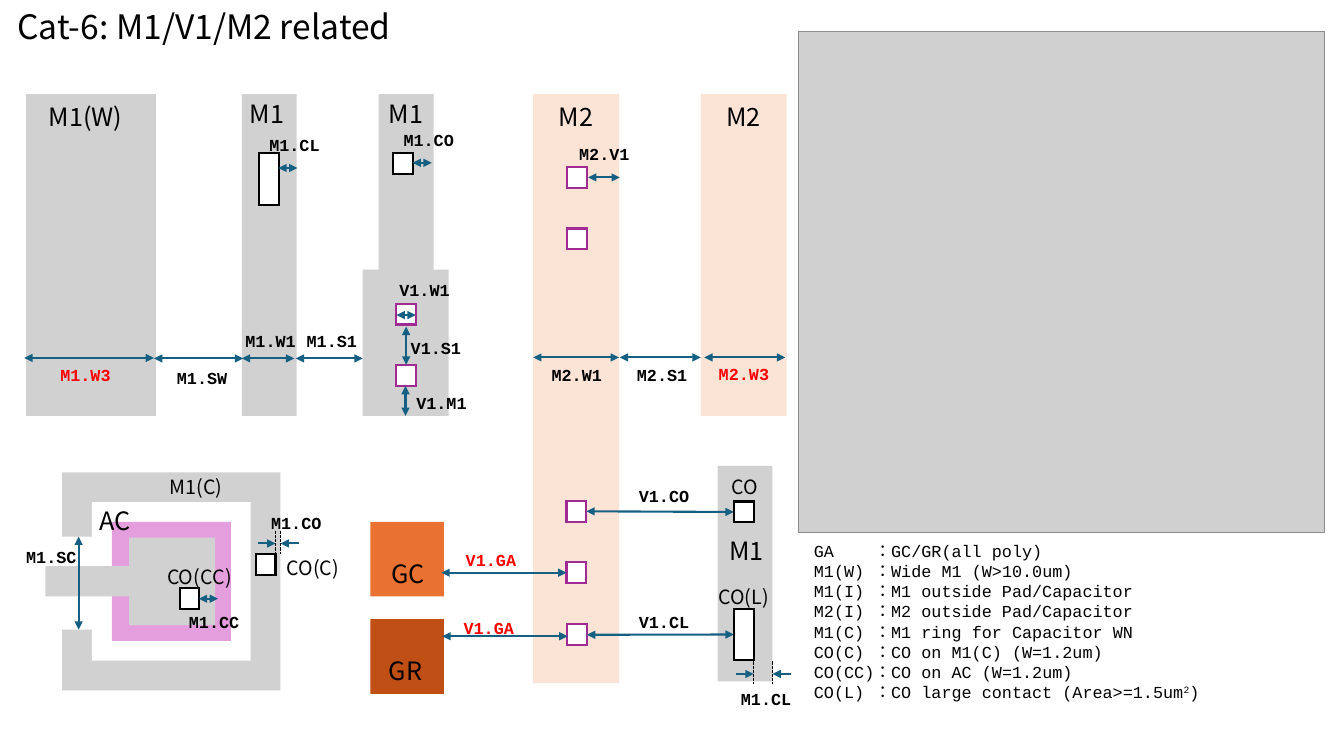
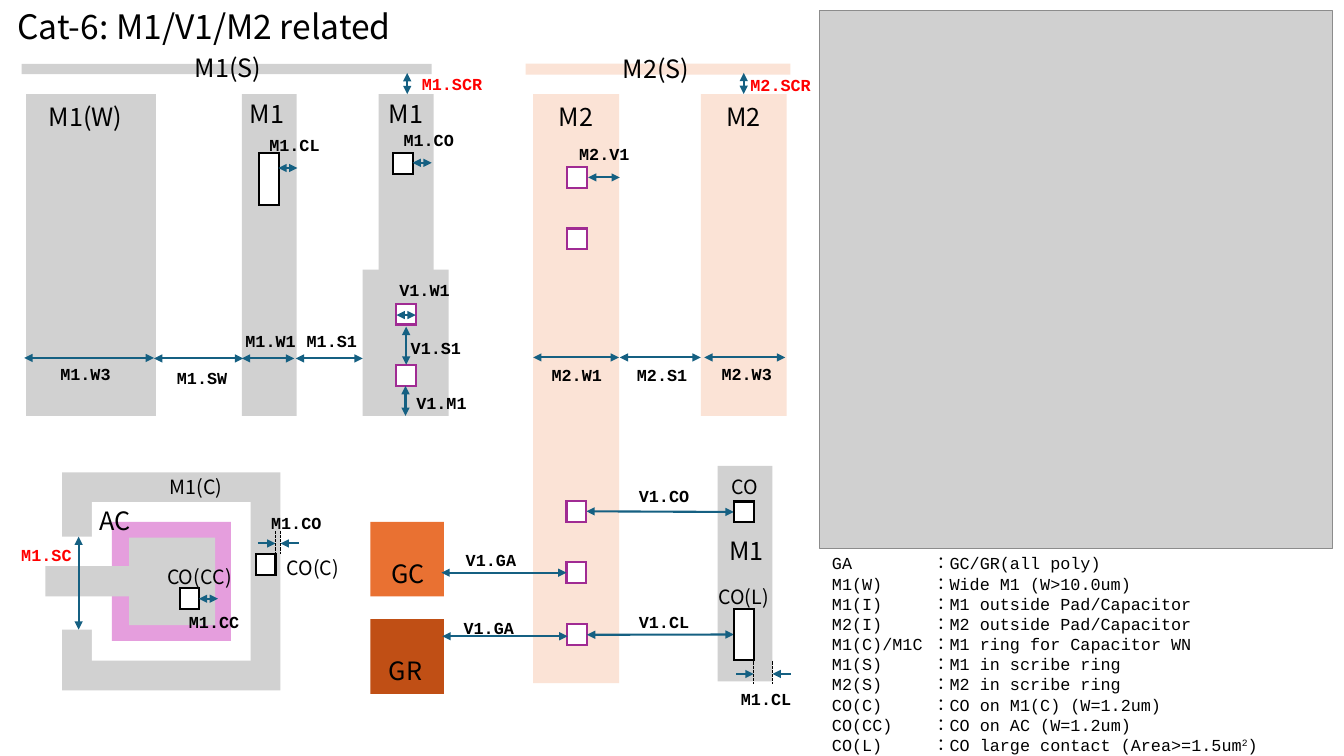
Before and after one commit to OpenSUSI/TR-1um, a slide deck: slide 8 of Document/TR-1um_DRC_summary.pptx. Drawn at 1344x756 pixels with LibreOffice and Linux fonts; fonts in the diff are those of the drawing; grey boxes stand for pictures. Boxes give left, top, right and bottom in pixels: in the first picture for what was removed or moved away, otherwise in the second. Text is boxed around its words. In the diff, an @@ line names an element or a change of style, - is before the commit and + after.

```diff
--- a/Document/TR-1um_DRC_summary.pptx
+++ b/Document/TR-1um_DRC_summary.pptx
@@ picture resized from (x1=799, y1=31, x2=1325, y2=532) to (x1=820, y1=11, x2=1333, y2=548) @@
@@ text added at (x1=195, y1=56, x2=261, y2=82), 18 pt, text #000000 @@
+M1(S)
@@ text added at (x1=623, y1=57, x2=689, y2=83), 18 pt, text #000000 @@
+M2(S)
@@ rectangle added at (x1=22, y1=64, x2=432, y2=74), fill #D1D1D1 @@
@@ double arrow added from (407, 94) to (407, 73), #156082 1.5 pt @@
@@ text added at (x1=422, y1=78, x2=482, y2=96), 12 pt, text #FF0000, bold @@
+M1.SCR
@@ rectangle added at (x1=525, y1=64, x2=790, y2=75), fill #FBE3D6 @@
@@ double arrow added from (744, 94) to (744, 73), #156082 1.5 pt @@
@@ text added at (x1=750, y1=79, x2=810, y2=91), 12 pt, text #FF0000, bold @@
+M2.SCR
@@ text colour #FF0000 to #000000 in 4 elements at (x1=466, y1=554, x2=516, y2=566), (x1=464, y1=622, x2=514, y2=637), (x1=60, y1=368, x2=110, y2=380), (x1=722, y1=368, x2=772, y2=380) @@
@@ text "M1.SC" at (x1=21, y1=549, x2=71, y2=561): text colour #000000 to #FF0000 @@
@@ rectangle "GA ：GC/GR(all poly)" resized from (x1=805, y1=535, x2=1272, y2=709) to (x1=823, y1=548, x2=1291, y2=756) @@
@@ text in rectangle at (x1=832, y1=638, x2=1191, y2=694): text changed @@
-M1(C) ：M1 ring for Capacitor WN
+M1(C)/M1C ：M1 ring for Capacitor WN
+M1(S) ：M1 in scribe ring
+M2(S) ：M2 in scribe ring
@@ text in rectangle at (x1=832, y1=719, x2=1131, y2=735): spaces changed @@
-CO(CC)：CO on AC (W=1.2um)
+CO(CC) ：CO on AC (W=1.2um)
```
Also in this commit, not shown: 6 other slides changed, 9 slides added, 1 other file.
